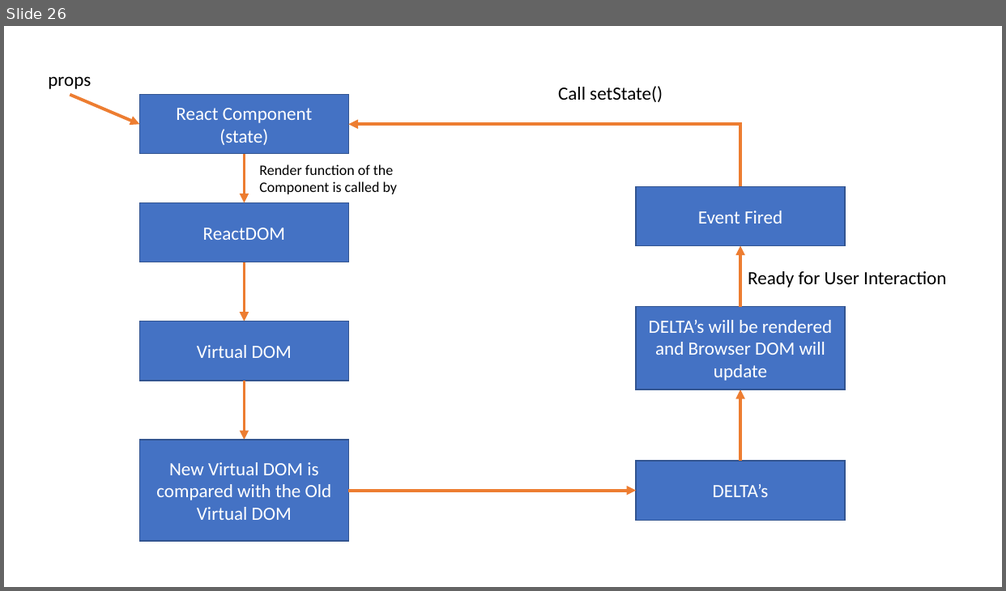
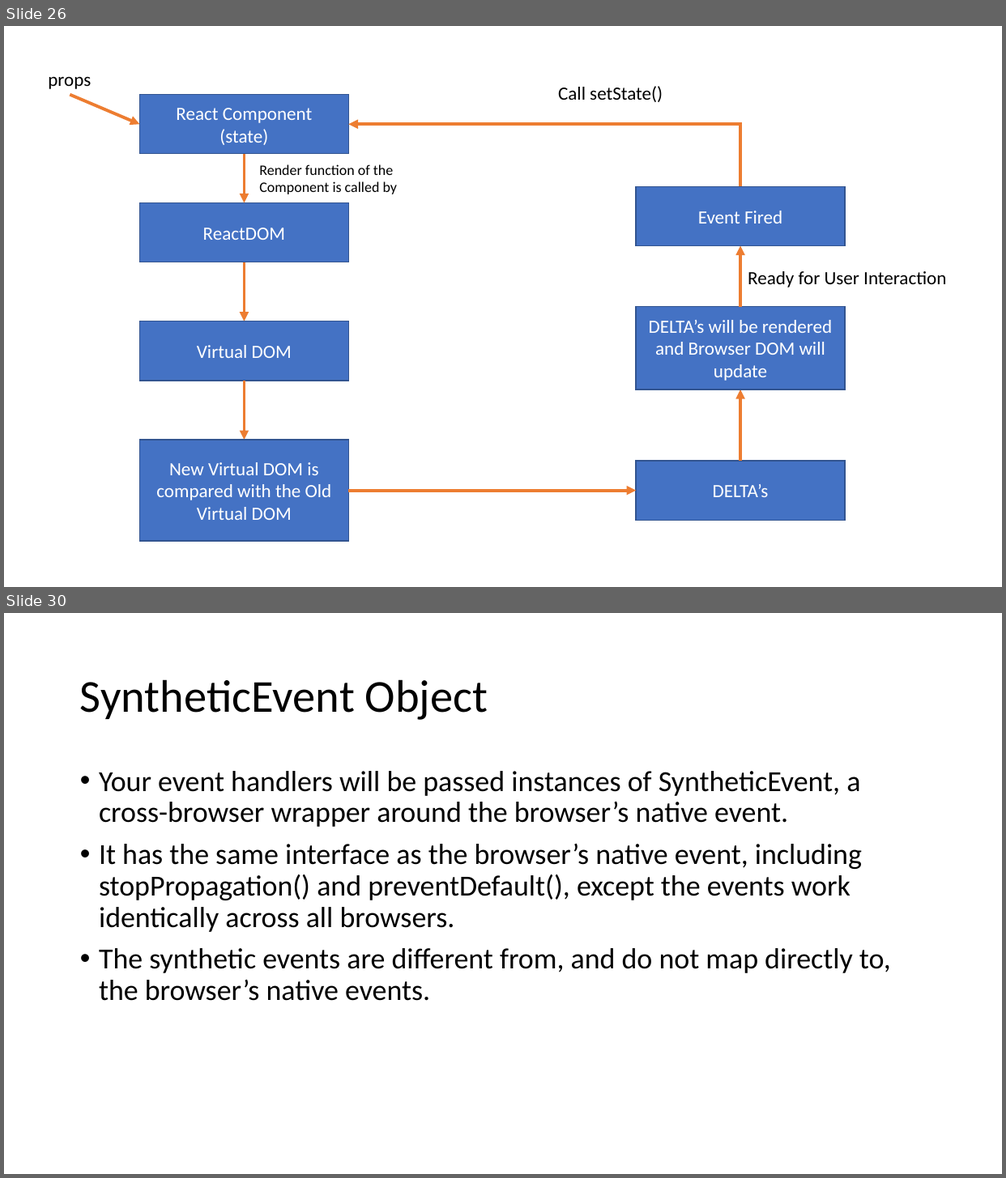
Before and after one commit to manishvbn/ReactJS_Jul22, a slide deck: Notes/React.pptx. Shown one above the other, each under a label of ours: slide 26 before the commit, slides 26 and 30 after it; the slides between them are not shown. The pictures are 1006x591 and 1006x1178 pixels, drawn with LibreOffice and Linux fonts; fonts in the diff are those of the drawing. Boxes give left, top, right and bottom in pixels: in the first picture for what was removed or moved away, otherwise in the second. Text is boxed around its words. In the diff, an @@ line names an element or a change of style, - is before the commit and + after.

```diff
--- a/Notes/React.pptx
+++ b/Notes/React.pptx
@@ slide 30 added at (4, 613, 1002, 1174), background #FFFFFF @@
@@ title added at (80, 679, 488, 720), 44 pt, text #000000 @@
+SyntheticEvent Object
@@ text added at (99, 771, 891, 1001), 28 pt, text #000000 @@
+• Your event handlers will be passed instances of SyntheticEvent, a cross-browser wrapper around the browser’s native event.
+• It has the same interface as the browser’s native event, including stopPropagation() and preventDefault(), except the events work identically across all browsers.
+• The synthetic events are different from, and do not map directly to, the browser’s native events.
```
Also in this commit, not shown: 18 other slides added.
